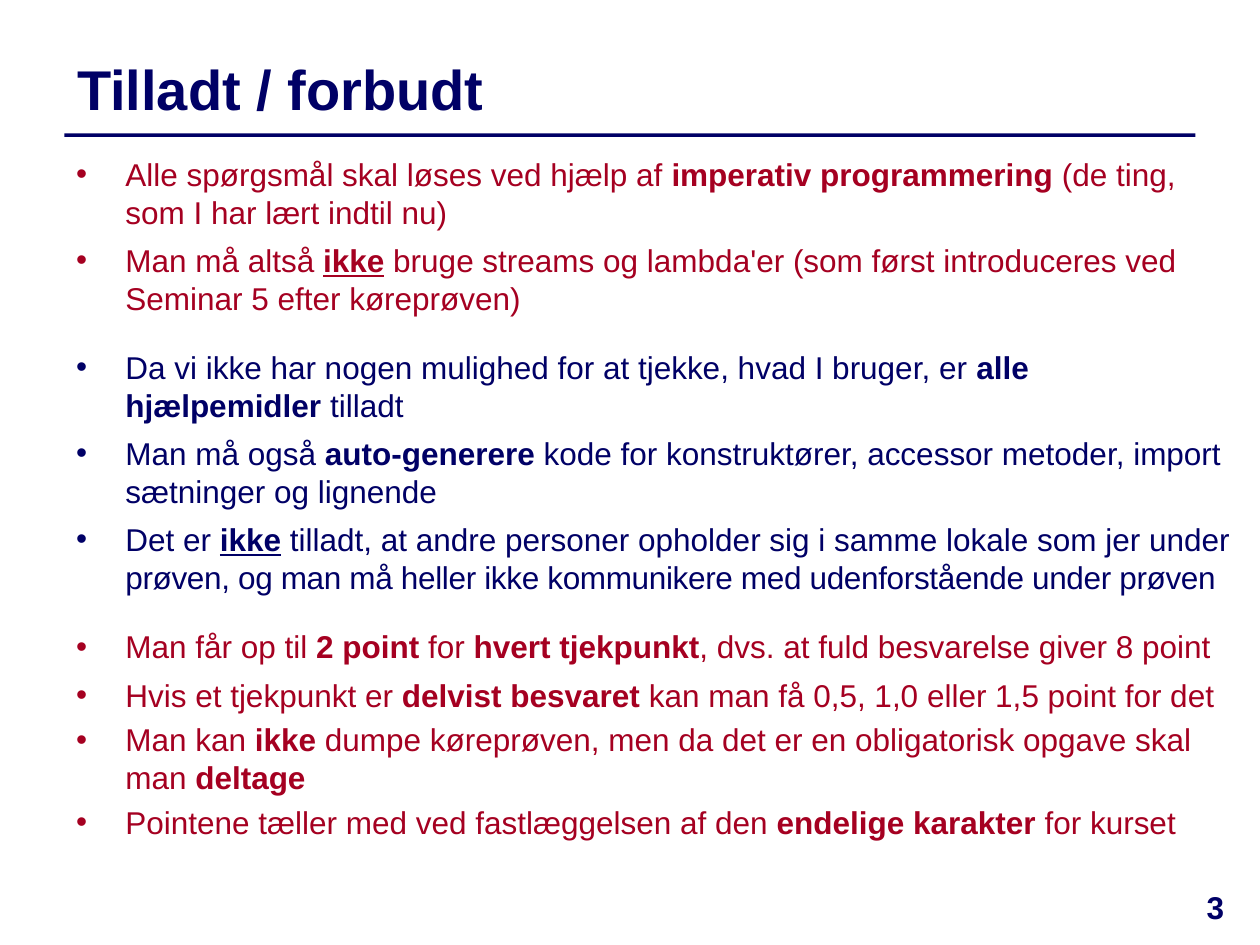
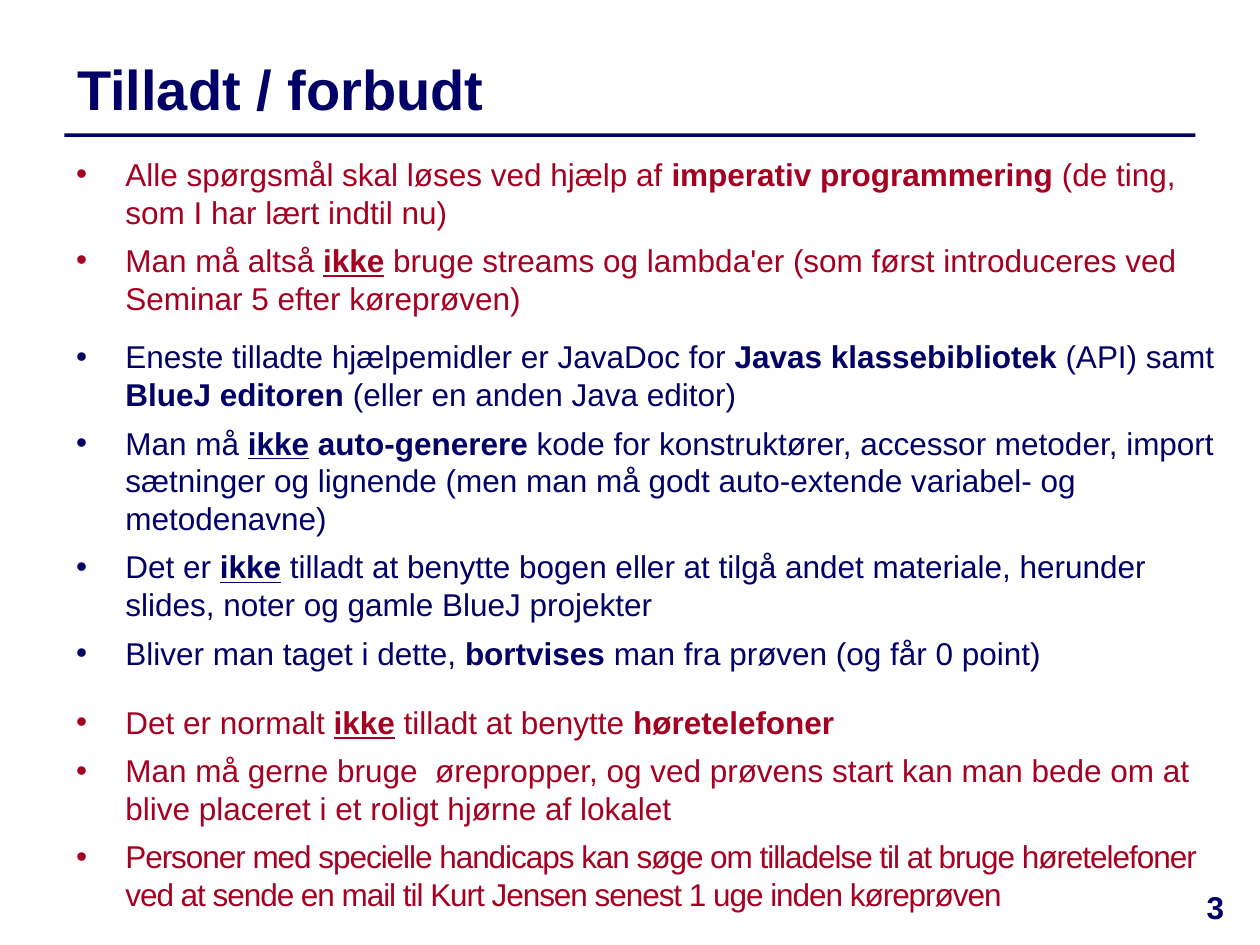
Before and after one commit to IntProgAU/Materiale, a slide deck: slide 3 of web/g22/status/Køreprøven.pptx. Drawn at 1260x945 pixels with LibreOffice and Linux fonts; fonts in the diff are those of the drawing. Boxes give left, top, right and bottom in pixels: in the first picture for what was removed or moved away, otherwise in the second. Text is boxed around its words. In the diff, an @@ line names an element or a change of style, - is before the commit and + after.

```diff
--- a/web/g22/status/Køreprøven.pptx
+++ b/web/g22/status/Køreprøven.pptx
@@ text at box(125, 345, 1214, 874): text changed @@
-  • Da vi ikke har nogen mulighed for at tjekke, hvad I bruger, er alle hjælpemidler tilladt
-  • Man må også auto-generere kode for konstruktører, accessor metoder, import sætninger og lignende
-  • Det er ikke tilladt, at andre personer opholder sig i samme lokale som jer under prøven, og man må heller ikke kommunikere med udenforstående under prøven
-  • Man får op til 2 point for hvert tjekpunkt, dvs. at fuld besvarelse giver 8 point
-  • Hvis et tjekpunkt er delvist besvaret kan man få 0,5, 1,0 eller 1,5 point for det
-  • Man kan ikke dumpe køreprøven, men da det er en obligatorisk opgave skal man deltage
-  • Pointene tæller med ved fastlæggelsen af den endelige karakter for kurset
+  • Eneste tilladte hjælpemidler er JavaDoc for Javas klassebibliotek (API) samt BlueJ editoren (eller en anden Java editor)
+  • Man må ikke auto-generere kode for konstruktører, accessor metoder, import sætninger og lignende (men man må godt auto-extende variabel- og metodenavne)
+  • Det er ikke tilladt at benytte bogen eller at tilgå andet materiale, herunder slides, noter og gamle BlueJ projekter
+  • Bliver man taget i dette, bortvises man fra prøven (og får 0 point)
+  • Det er normalt ikke tilladt at benytte høretelefoner
+  • Man må gerne bruge ørepropper, og ved prøvens start kan man bede om at blive placeret i et roligt hjørne af lokalet
+  • Personer med specielle handicaps kan søge om tilladelse til at bruge høretelefoner ved at sende en mail til Kurt Jensen senest 1 uge inden køreprøven
```
Also in this commit, not shown: 4 other slides changed, 2 slides added, 1 slide removed, 7 other files.
